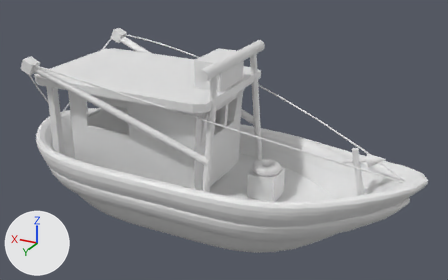
The Blender file boat_model/boat.blend, before and after one commit.
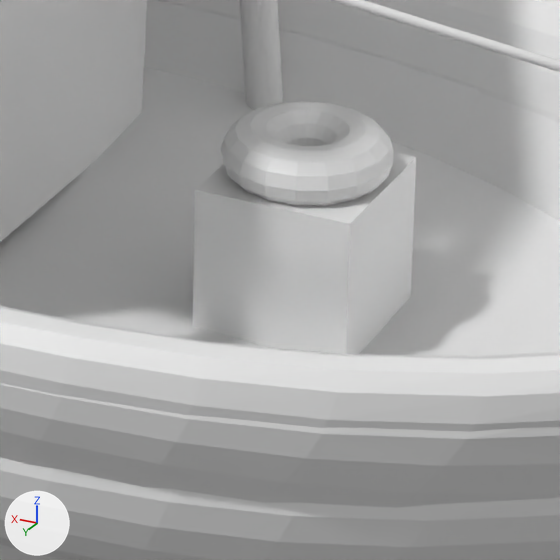
The first picture shows the older version from a 50 mm camera at (-21.08, 31.6, 14.63) aimed at (-4.67, -0.46, -0.39). The close-ups show both versions on the part from 48% to 69% of the width and 51% to 84% of the height of that picture. Every picture has the same lights, and +X, +Y and +Z are marked at lower left. Materials are left out; every surface is plain grey.

Objects in the first close-up: 'BlackGuard', 'Cabin', 'Cable2', 'Hull', 'SlantPillar2', 'Strip', 'Table', 'Tire'.
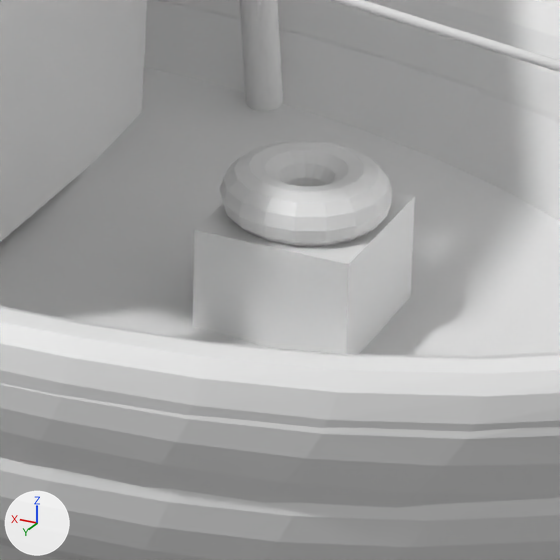
The change in detail:
Object 'Table' (ob_table) moves from (-7.8, 0.0, -2.53) to (-7.8, 0.0, -2.98).
Object 'Tire' (ob_tire) moves from (-7.8, 0.0, -1.46) to (-7.8, 0.0, -1.91).

What differs and where, as boxes (x1, y1, x2, y2) in the close-ups (560 x 560 px):
'Table', moved
    before: (193, 152, 416, 354)
    after: (193, 192, 415, 354)
'Tire', moved
    before: (220, 101, 393, 206)
    after: (219, 141, 392, 246)
